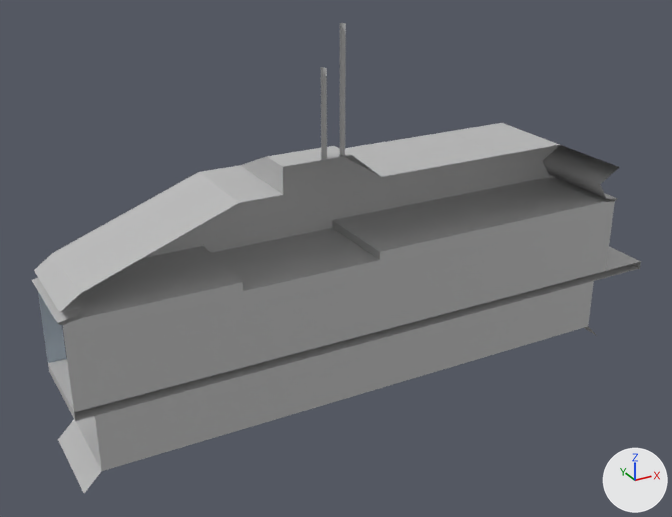
A saved change to the FBX model ART/Foreground/BSolid_4.fbx.
One viewpoint serves both versions: a 50 mm lens placed at (-1.67, -2.89, 1.53), pointed at (-0.07, 0.01, 0.08). Lighting does not change. The marker at lower right points along +X, +Y and +Z. Where no turn or scale is listed for an object, it has been applied to the vertices. Vertices at the same position are counted once.

Names of what the first picture shows: 'B_Solid_4'.
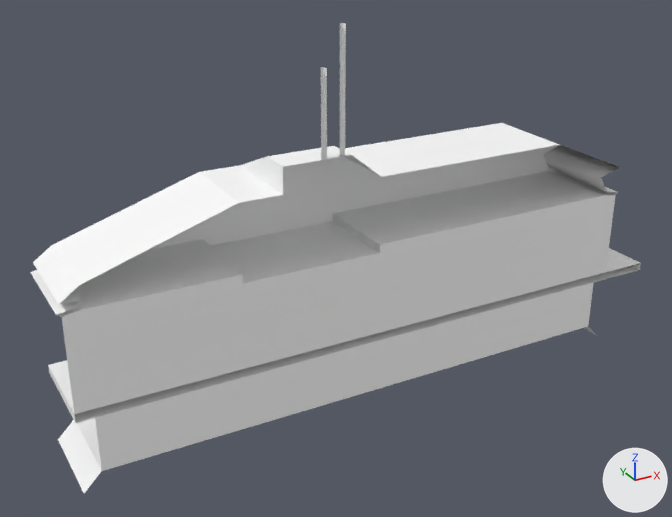
Where the change shows, as pixel boxes [x1, y1, x2, y2] in the pictures (672 x 517 px; the box of a moved part takes in the faces that stretch with it):
'B_Solid_4', recoloured, reshaped
    before: [32, 23, 641, 493]
    after: [30, 23, 641, 493]
part 1 of me_mesh, moved or reshaped
    before: [34, 157, 615, 412]
    after: [33, 155, 616, 414]

What the commit changed:
Material 'lambert1' (mat_lambert1) changes colour from grey #bcbcbc to white #ffffff; in linear values from (0.5, 0.5, 0.5) to (1.0, 1.0, 1.0).
me_mesh is used by ob_b_solid_4; location (0.0, 0.0, 0.0).
me_mesh had 150 vertices, 94 faces and spanned x -1.18..1.38, y -0.18..0.19, z -0.49..1.01.
me_mesh now has 147 vertices, 93 faces and spans x -1.18..1.38, y -0.18..0.19, z -0.49..1.01.
Part 1, on me_mesh:
12 vertices are removed from x -1.16..1.11, y -0.18..0.19, z -0.16..0.17.
32 faces are deleted.
36 vertices in x -1.16..1.38, y -0.18..0.19, z -0.2..-0.16 move by (0.0, 0.0, -0.01).
28 vertices in x -1.18..1.19, y -0.18..0.19, z 0.16..0.25 move by (0.0, 0.0, 0.03).
4 vertices in x -0.55..0.01, y -0.18..0.19, z 0.14 move by (0.0, 0.0, 0.02).
1 vertex moves from x -1.17, y 0.19, z 0.2 to x -1.16, y 0.19, z 0.19.
9 vertices are added at x -1.17..1.11, y -0.18..0.19, z 0.23.
31 new faces join them.
me_mesh no longer uses material mat_blinn1 (light grey #b8c6d2).
